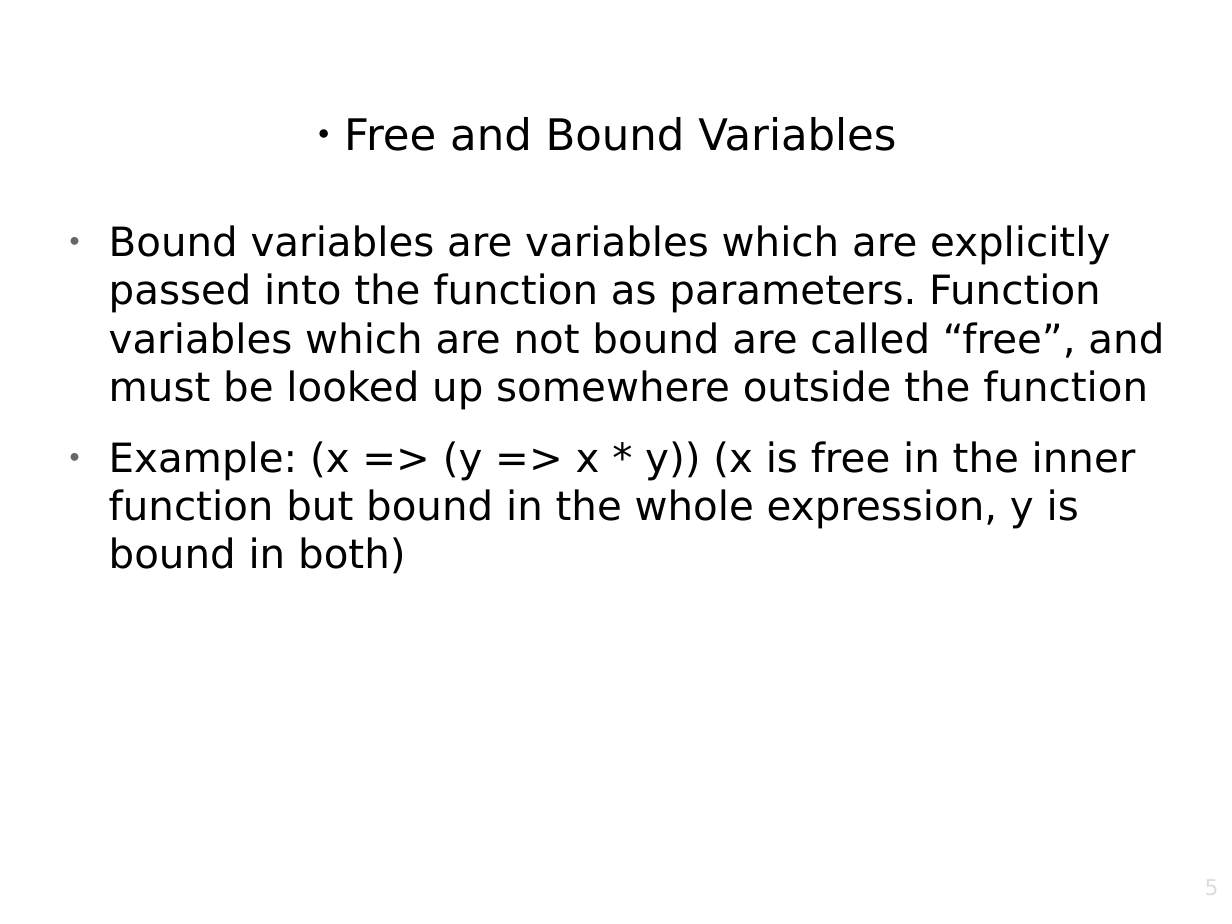
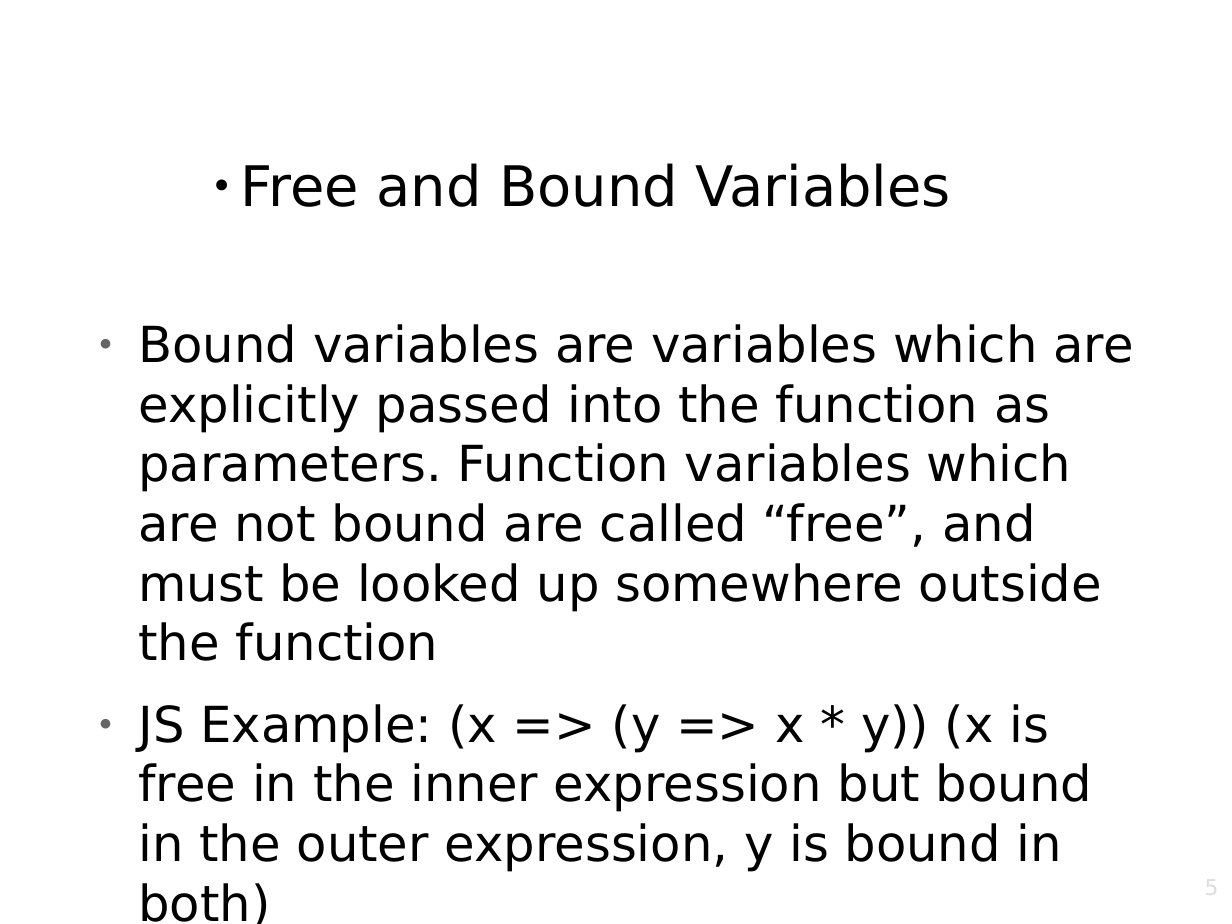
Before and after one commit to AdamStephenNorth/Functional-Programming-Lectures, a slide deck: slide 5 of LessonOne_Overview.odp. Drawn at 1232x924 pixels with LibreOffice and Linux fonts; fonts in the diff are those of the drawing; background and template pictures are left out. Boxes give left, top, right and bottom in pixels: in the first picture for what was removed or moved away, otherwise in the second. Text is boxed around its words. In the diff, an @@ line names an element or a change of style, - is before the commit and + after.

```diff
--- a/LessonOne_Overview.odp
+++ b/LessonOne_Overview.odp
@@ title "Free and Bound Variables": place and size @@
-title "Free and Bound Variables" at bbox=[344, 117, 896, 151]
+title "Free and Bound Variables" at bbox=[241, 163, 951, 207]
@@ title "Free and Bound Variables" at bbox=[241, 163, 951, 207]: size 28 to 36 pt @@
@@ text "Bound variables are variables which ...": place and size @@
-text "Bound variables are variables which ..." at bbox=[109, 225, 1164, 574]
+text "Bound variables are variables which ..." at bbox=[138, 324, 1133, 872]
@@ text at bbox=[138, 324, 1133, 661]: size 26 to 32 pt in "Bound variables are variables which are explicitly ..." @@
@@ text at bbox=[138, 704, 1092, 872]: text changed; size 26 to 32 pt @@
-● Example: (x => (y => x * y)) (x is free in the inner function but bound in the whole expression, y is bound in both)
+● JS Example: (x => (y => x * y)) (x is free in the inner expression but bound in the outer expression, y is bound in both)
```
Also in this commit, not shown: 7 other slides changed, 4 slides added, 3 slides removed.
